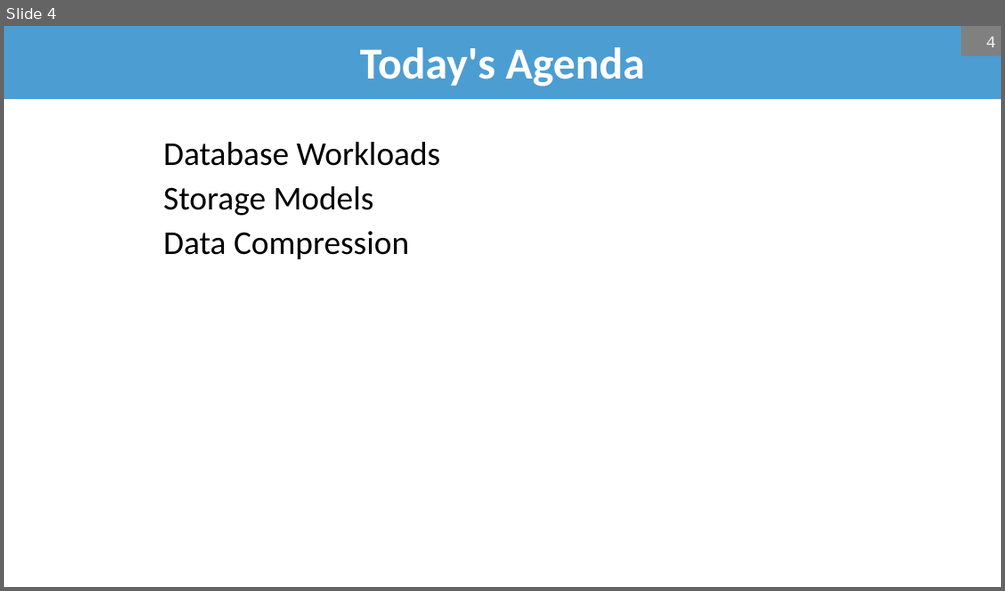
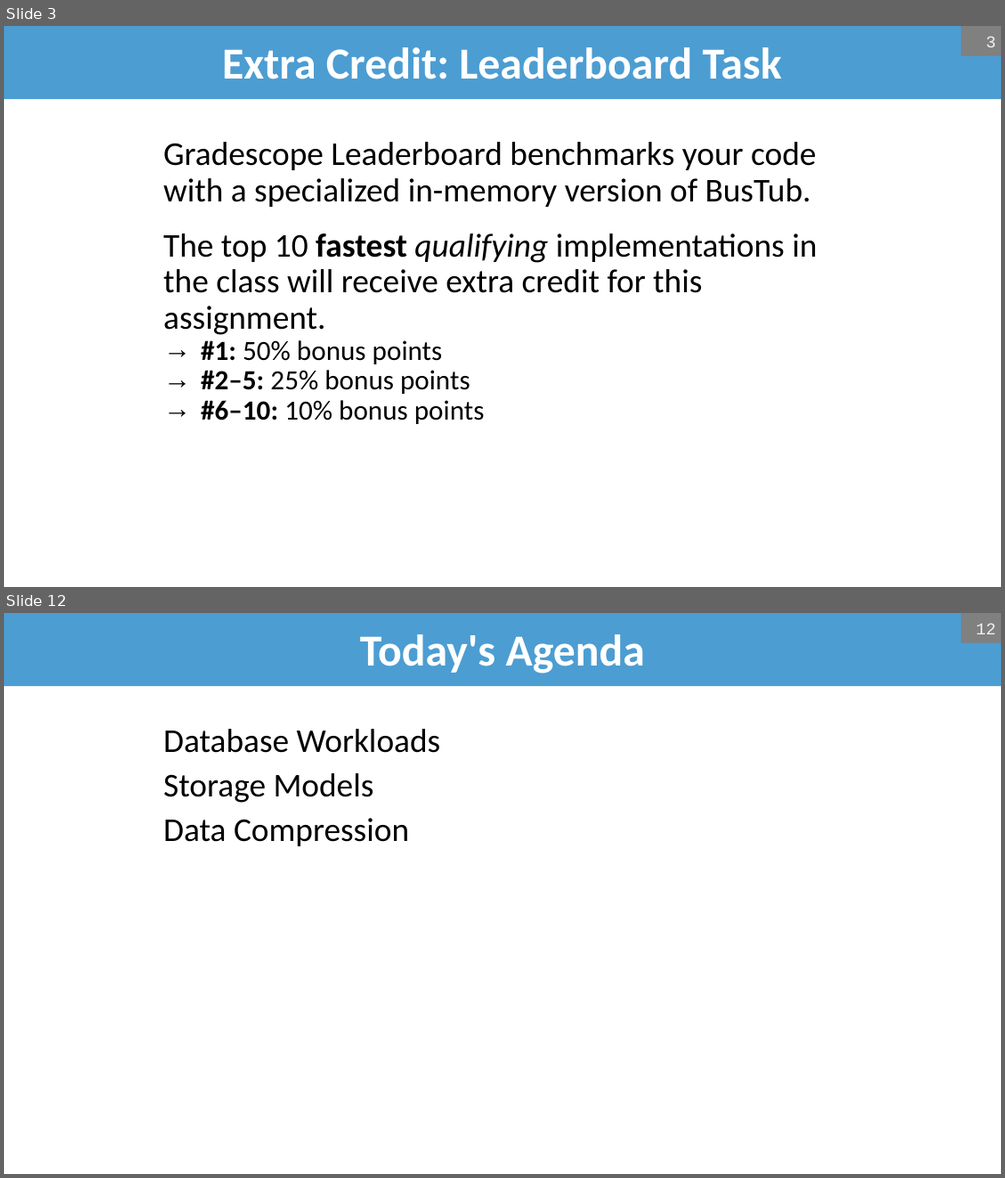
Before and after one commit to bsb20/bsb20.github.io, a slide deck: docs/421_f26/lectures/L6.pptx. Shown one above the other, each under a label of ours: slide 4 before the commit, slides 3 and 12 after it; the slides between them are not shown. The pictures are 1005x591 and 1005x1178 pixels, drawn with LibreOffice and Linux fonts; fonts in the diff are those of the drawing; background and template pictures are left out. Boxes give left, top, right and bottom in pixels: in the first picture for what was removed or moved away, otherwise in the second. Text is boxed around its words. In the diff, an @@ line names an element or a change of style, - is before the commit and + after.

```diff
--- a/docs/421_f26/lectures/L6.pptx
+++ b/docs/421_f26/lectures/L6.pptx
@@ slide 3 added at (4,26,1001,587), background #FFFFFF @@
@@ title added at (4,26,1001,99), fill #4C9DD2, 32 pt, text #FFFFFF, bold @@
+Extra Credit: Leaderboard Task
@@ page number added at (961,26,1001,56), fill #808080, 12 pt, text #F2F2F2 @@
+3
@@ text added at (163,142,817,424), 24 pt, text #000000 @@
+Gradescope Leaderboard benchmarks your code with a specialized in-memory version of BusTub.
+The top 10 fastest qualifying implementations in the class will receive extra credit for this assignment.
+  → #1: 50% bonus points
+  → #2–5: 25% bonus points
+  → #6–10: 10% bonus points
@@ what was slide 4 is now slide 12 @@
@@ page number at (976,623,995,634): text changed @@
-4
+12
```
Also in this commit, not shown: 6 slides changed, 12 other slides added, 1 slide removed, 1 other file.
